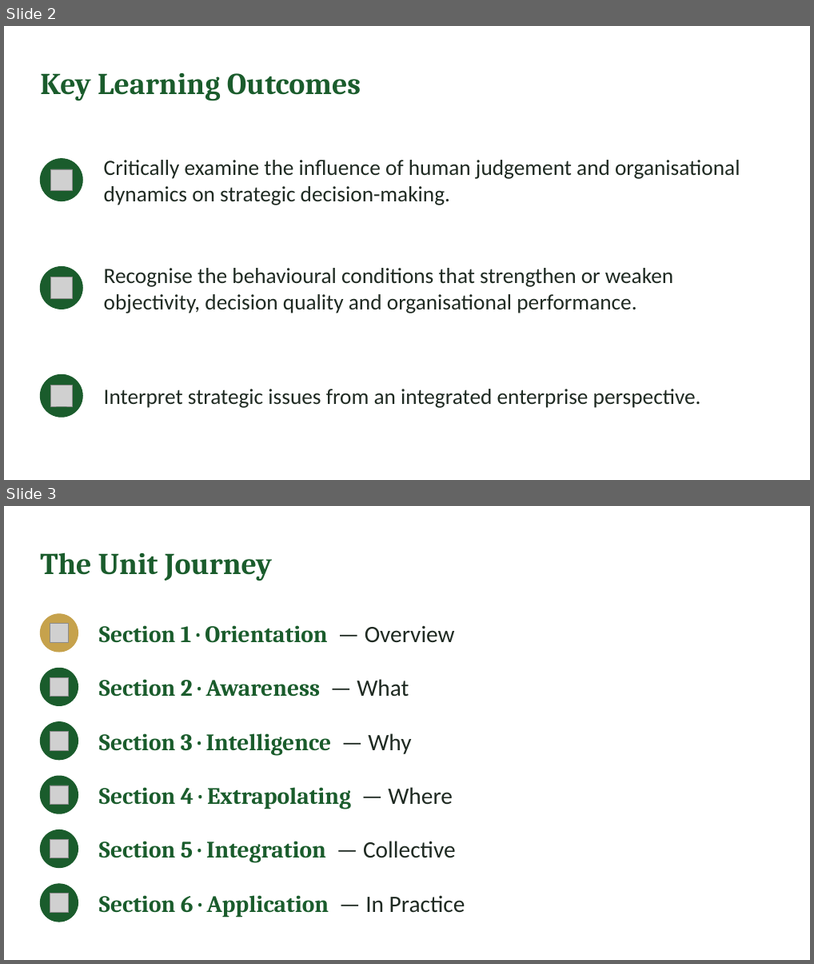
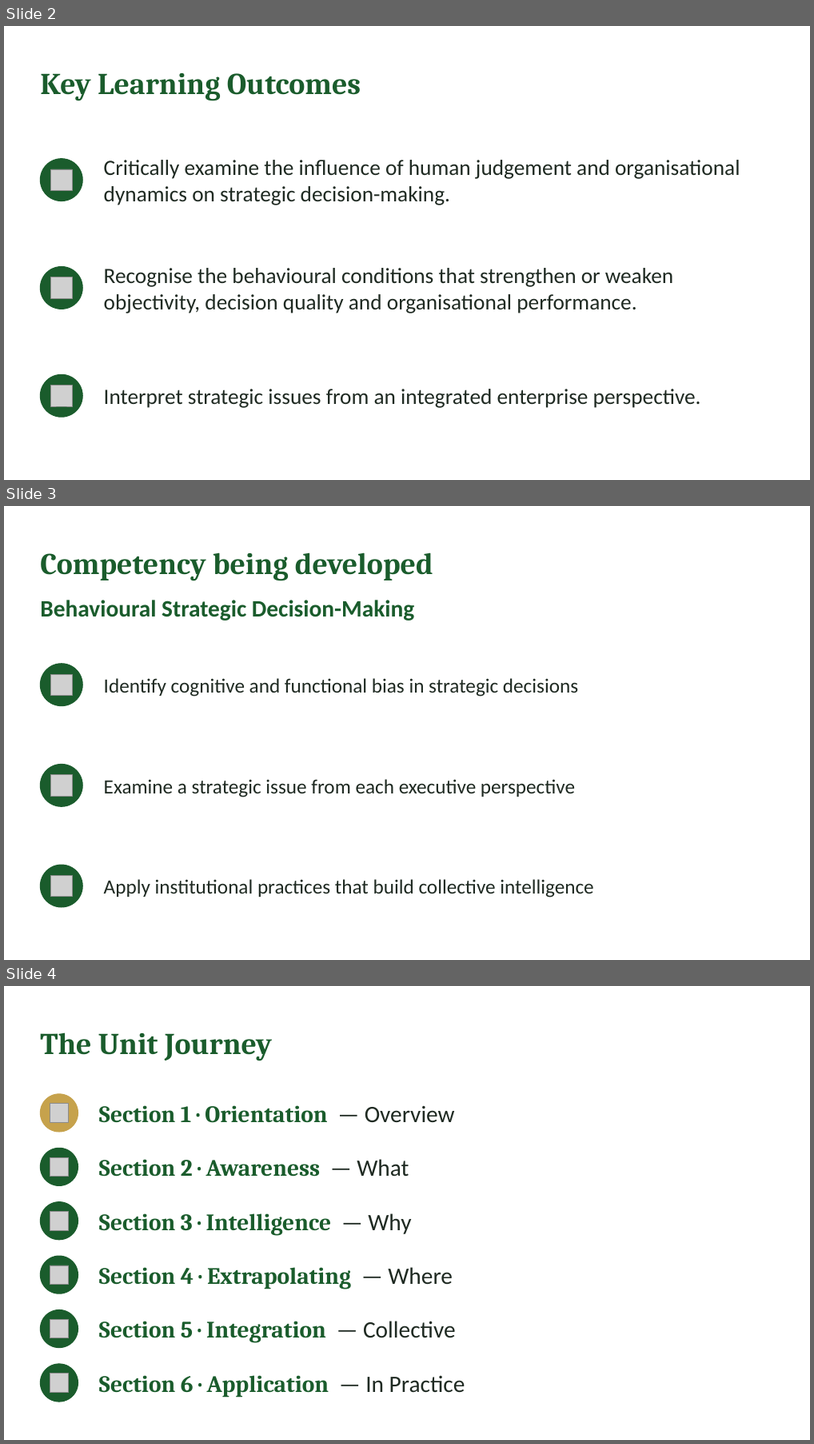
Before and after one commit to IBSL26/ibsl-platform, a slide deck: Unit decks/Unit 01 - Behavioural Strategy Fundamentals.pptx. Shown one above the other, each under a label of ours: slides 2 and 3 before the commit, slides 2, 3 and 4 after it. The pictures are 814x964 and 814x1444 pixels, drawn with LibreOffice and Linux fonts; fonts in the diff are those of the drawing; grey boxes stand for pictures. Boxes give left, top, right and bottom in pixels: in the first picture for what was removed or moved away, otherwise in the second. Text is boxed around its words. In the diff, an @@ line names an element or a change of style, - is before the commit and + after.

Commit message:
Competency shown on unit pages and decks; framework skills aligned to key reflections

```diff
--- a/Unit decks/Unit 01 - Behavioural Strategy Fundamentals.pptx
+++ b/Unit decks/Unit 01 - Behavioural Strategy Fundamentals.pptx
@@ slide 3 added at <box>4,506,810,960</box>, background #FFFFFF @@
@@ text added at <box>40,552,434,580</box>, 36 pt, text #1A5C2C, bold @@
+Competency being developed
@@ text added at <box>40,600,414,620</box>, 28 pt, text #1A5C2C, bold @@
+Behavioural Strategic Decision-Making
@@ ellipse added at <box>40,664,82,706</box>, fill #1A5C2C, outline #1A5C2C 1 pt @@
@@ picture added at <box>51,674,72,696</box> @@
@@ text added at <box>104,678,578,696</box>, 24 pt, text #1F2A22 @@
+Identify cognitive and functional bias in strategic decisions
@@ ellipse added at <box>40,764,82,807</box>, fill #1A5C2C, outline #1A5C2C 1 pt @@
@@ picture added at <box>51,775,72,796</box> @@
@@ text added at <box>104,779,575,797</box>, 24 pt, text #1F2A22 @@
+Examine a strategic issue from each executive perspective
@@ ellipse added at <box>40,864,82,907</box>, fill #1A5C2C, outline #1A5C2C 1 pt @@
@@ picture added at <box>51,875,72,896</box> @@
@@ text added at <box>104,879,594,897</box>, 24 pt, text #1F2A22 @@
+Apply institutional practices that build collective intelligence
@@ what was slide 3 is now slide 4 @@
```
Also in this commit, not shown: 40 other files.
